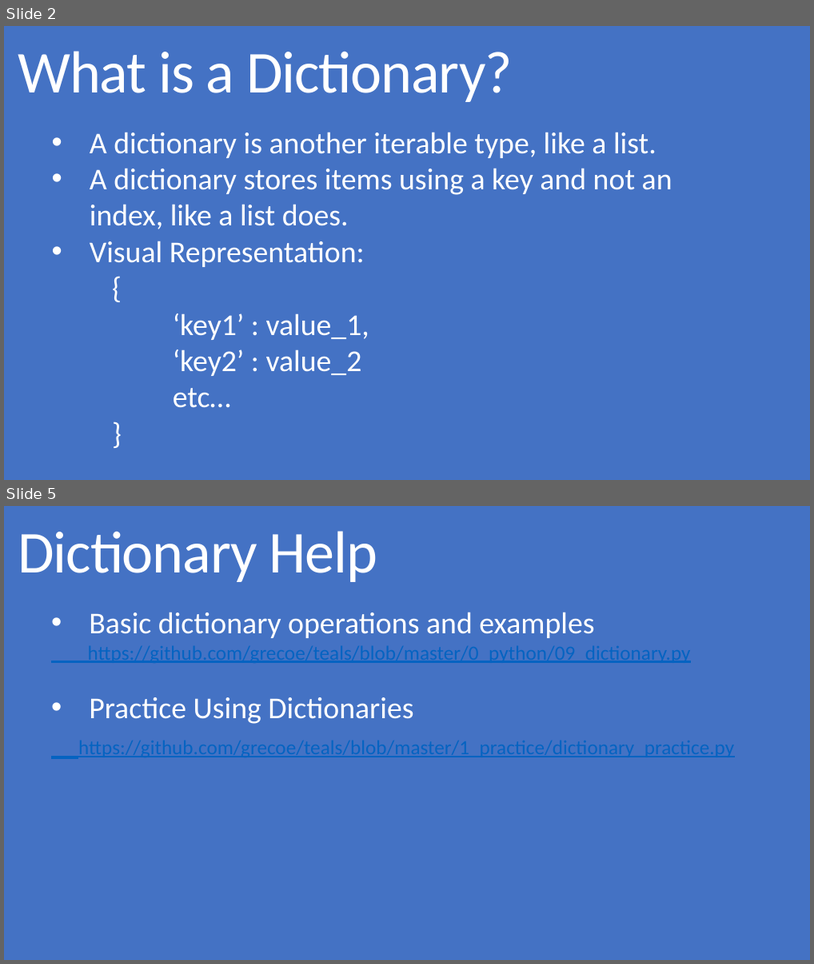
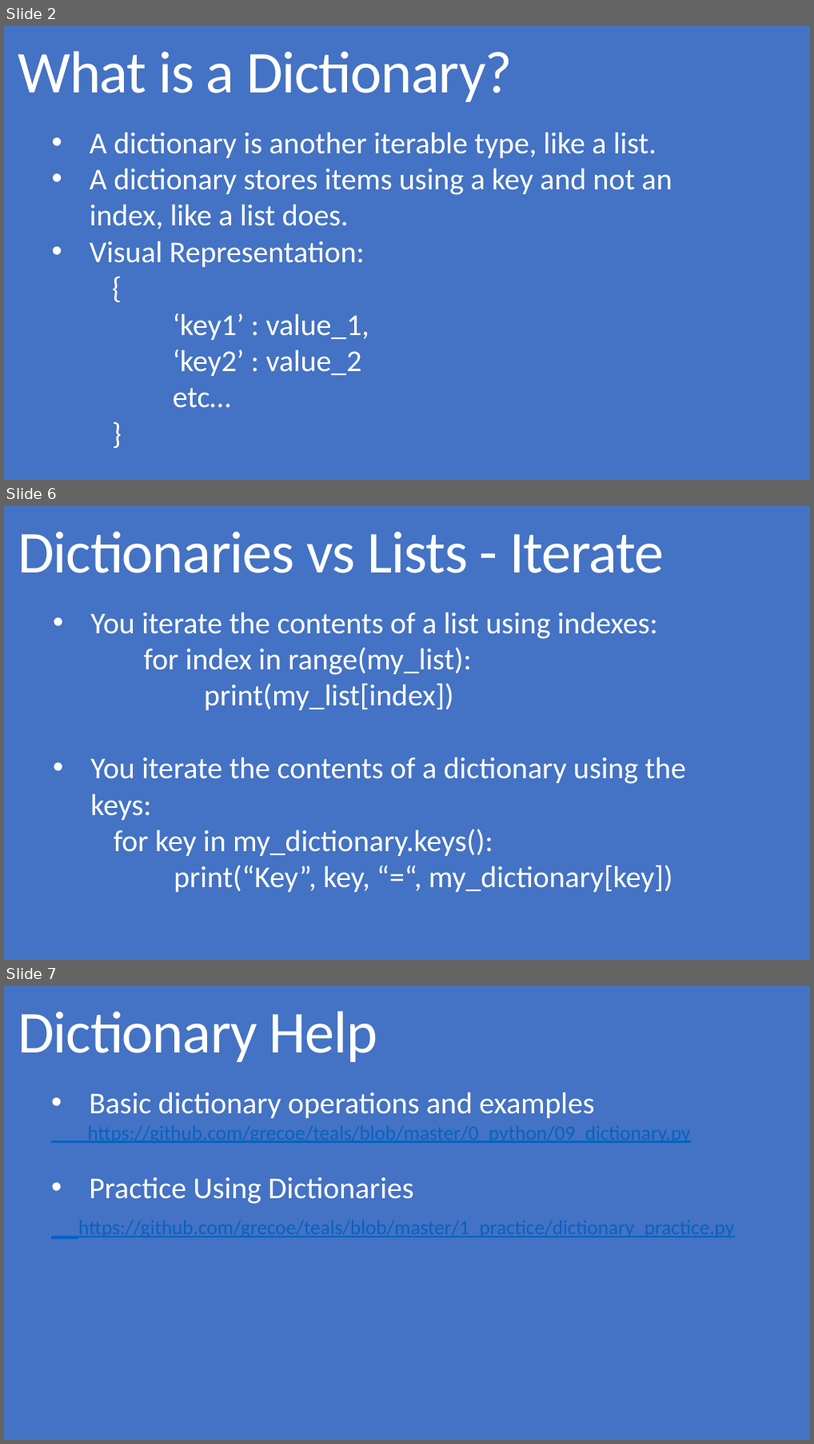
Before and after one commit to grecoe/teals, a slide deck: 5_presentations/Dictionaries.pptx. Shown one above the other, each under a label of ours: slides 2 and 5 before the commit, slides 2, 6 and 7 after it; the slides between them are not shown. The pictures are 814x964 and 814x1444 pixels, drawn with LibreOffice and Linux fonts; fonts in the diff are those of the drawing. Boxes give left, top, right and bottom in pixels: in the first picture for what was removed or moved away, otherwise in the second. Text is boxed around its words. In the diff, an @@ line names an element or a change of style, - is before the commit and + after.

Commit message:
Update Dictionary presentation

```diff
--- a/5_presentations/Dictionaries.pptx
+++ b/5_presentations/Dictionaries.pptx
@@ slide 6 added at <box>4,506,810,960</box>, background #4472C4 @@
@@ title added at <box>18,531,664,573</box>, 70.6 pt, text #FFFFFF @@
+Dictionaries vs Lists - Iterate
@@ text added at <box>90,612,686,892</box>, 36 pt, text #FFFFFF @@
+• You iterate the contents of a list using indexes:
+  for index in range(my_list):
+  print(my_list[index])
+• You iterate the contents of a dictionary using the keys:
+for key in my_dictionary.keys():
+print(“Key”, key, “=“, my_dictionary[key])
@@ what was slide 5 is now slide 7 @@
```
Also in this commit, not shown: 2 slides changed, 1 other slide added, 1 other file.
